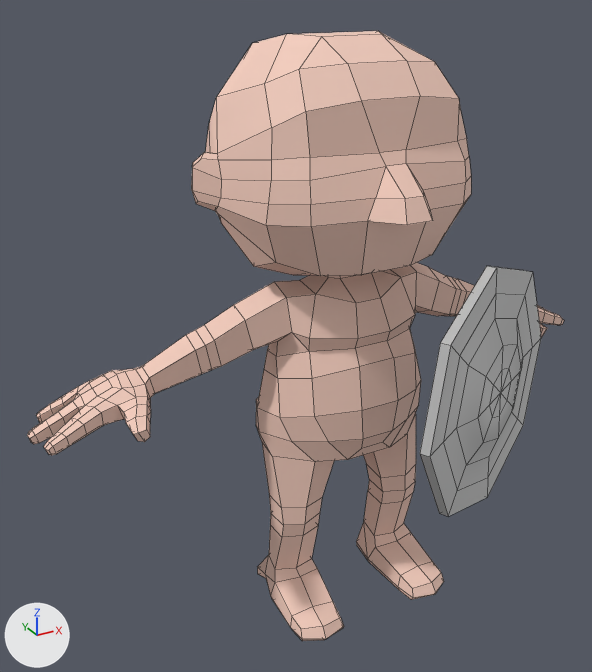
The FBX model Assets/Hero/hero_jump.fbx, before and after one commit.
Both versions are drawn from a 50 mm lens placed at (-0.452, -0.66, 0.698), pointed at (-0.057, 0.056, 0.34). The axes (+X, +Y, +Z) are drawn at lower left. The lights are the same throughout. Mesh edges are drawn as thin lines. Where no turn or scale is listed for an object, it has been applied to the vertices.

The first picture shows 'model1:pCylinder1', 'model:polySurface3'.
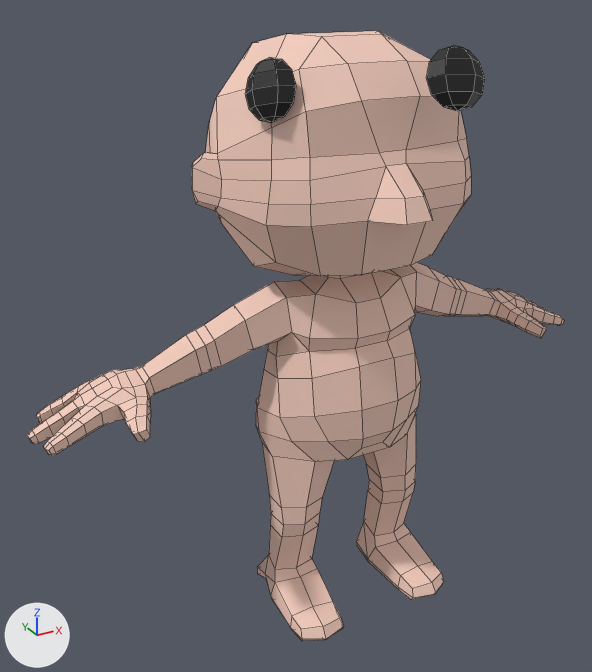
Pixel boxes (x1, y1, x2, y2) of what changed, in the pictures (592 x 672 px):
'model1:pCylinder1', deleted
    before: (420, 266, 541, 516)
'olhos:pSphere4', added (black)
    after: (426, 46, 485, 111)
'olhos:pSphere3', added (black)
    after: (245, 58, 296, 123)

The edits, one by one:
Material 'olhos:phong1' (mat_olhos_phong1) is new.
Its base color is (0.0, 0.0, 0.0) (black #000000).
Its roughness is 0.553.
Mesh me_mesh_002 is new.
It has 32 vertices, 36 faces and spans x -0.0261..0.0261, y -0.0171..0.0171, z -0.0261..0.0261.
It uses material mat_olhos_phong1 (black #000000).
Mesh me_mesh_001_1 is new.
It has 32 vertices, 36 faces and spans x -0.0161..0.0161, y -0.0219..0.0219, z -0.0265..0.0265.
It uses material mat_olhos_phong1 (black #000000).
Object 'model1:pCylinder1' (ob_model1_pcylinder1) is deleted.
Object 'olhos:pSphere4' (ob_olhos_psphere4) is new; it shows me_mesh_002.
Its location is (0.031, -0.072, 0.616).
Object 'olhos:pSphere3' (ob_olhos_psphere3) is new; it shows me_mesh_001_1.
Its location is (-0.107, 0.014, 0.605).
